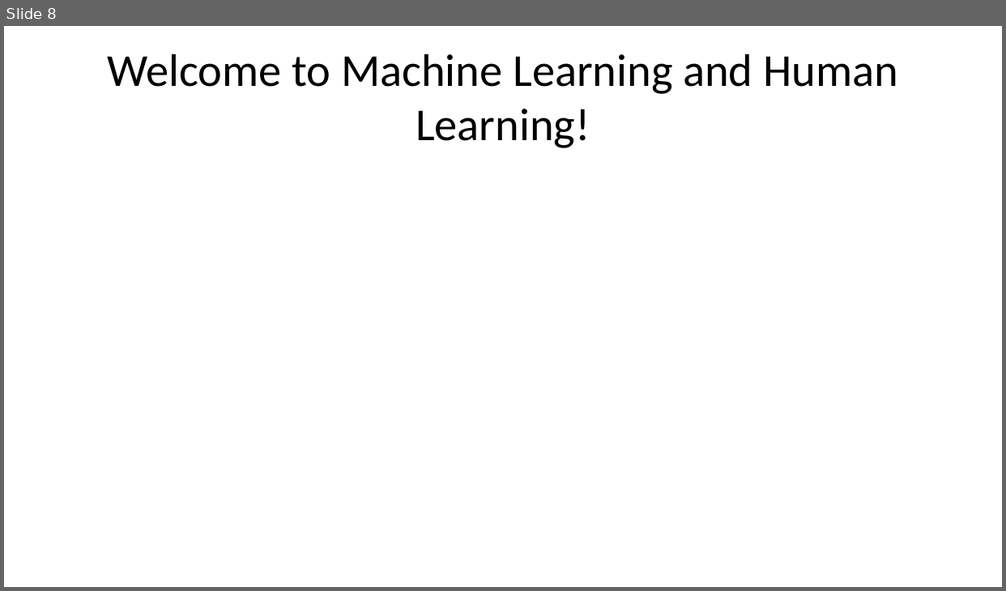
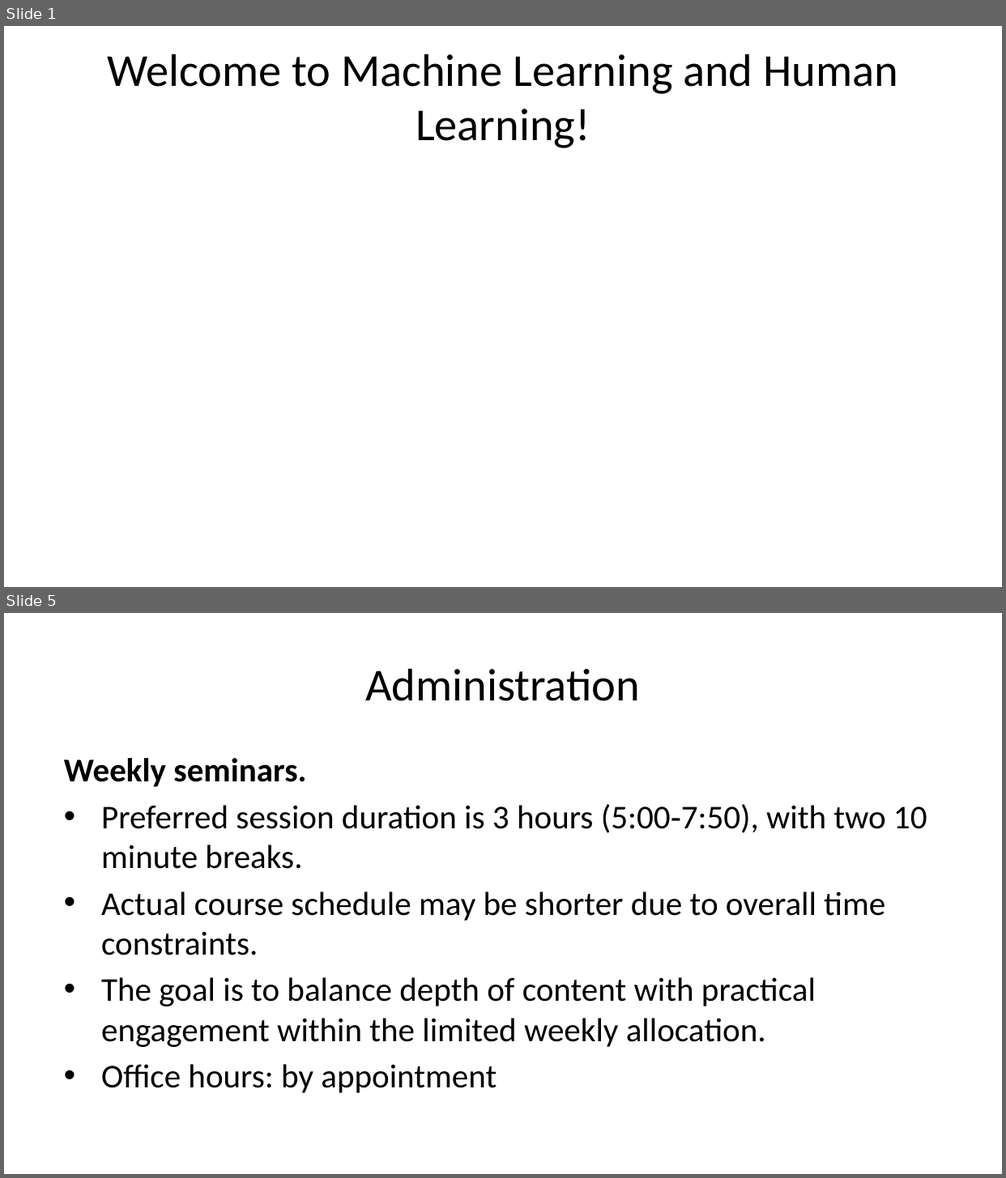
Before and after one commit to liammagee/machinespirits-content-philosophy, a slide deck: courses/479-fall-2026/479-lecture-1.pptx. Shown one above the other, each under a label of ours: slide 8 before the commit, slides 1 and 5 after it; the slides between them are not shown. The pictures are 1006x591 and 1006x1178 pixels, drawn with LibreOffice and Linux fonts; fonts in the diff are those of the drawing. Boxes give left, top, right and bottom in pixels: in the first picture for what was removed or moved away, otherwise in the second. Text is boxed around its words. In the diff, an @@ line names an element or a change of style, - is before the commit and + after.

```diff
--- a/courses/479-fall-2026/479-lecture-1.pptx
+++ b/courses/479-fall-2026/479-lecture-1.pptx
@@ slide 5 added at <box>4,613,1002,1174</box>, background #FFFFFF @@
@@ title added at <box>365,668,640,701</box>, 33 pt, text #000000 @@
+Administration
@@ text added at <box>64,758,927,1093</box>, 24 pt, text #000000 @@
+Weekly seminars.
+• Preferred session duration is 3 hours (5:00‑7:50), with two 10 minute breaks.
+• Actual course schedule may be shorter due to overall time constraints.
+• The goal is to balance depth of content with practical engagement within the limited weekly allocation.
+• Office hours: by appointment
@@ what was slide 8 is now slide 1 @@
```
Also in this commit, not shown: 8 slides changed, 12 other slides added, 6 slides removed, 1 other file.
